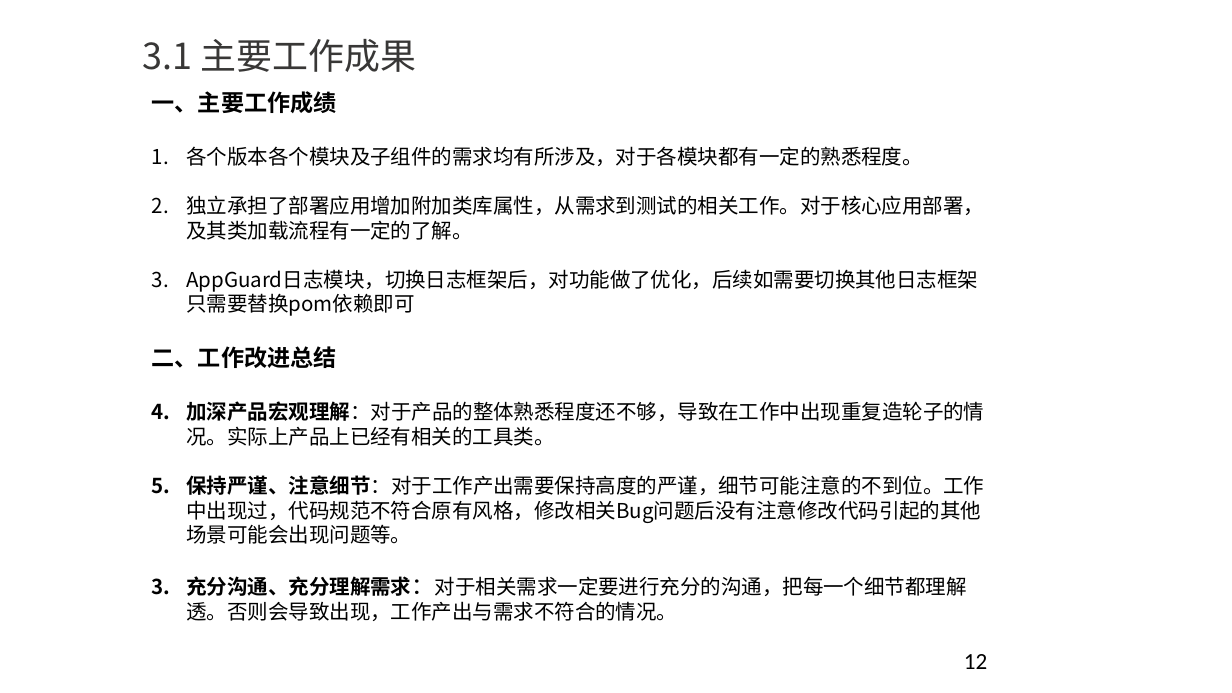
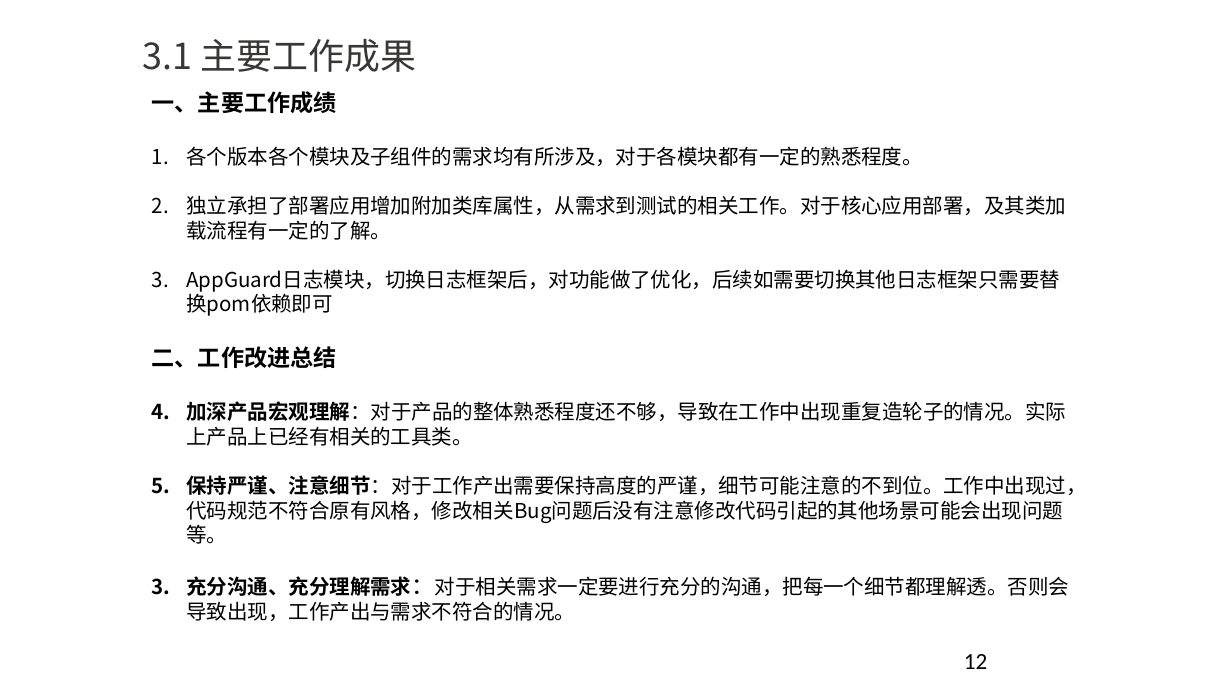
Before and after one commit to YouYouYouYouChe/Documents, a slide deck: slide 12 of 任职资格评审ppt-李世龙.pptx. Drawn at 1232x693 pixels with LibreOffice and Linux fonts; fonts in the diff are those of the drawing; background and template pictures are left out. Boxes give left, top, right and bottom in pixels: in the first picture for what was removed or moved away, otherwise in the second. Text is boxed around its words. In the diff, an @@ line names an element or a change of style, - is before the commit and + after.

```diff
--- a/任职资格评审ppt-李世龙.pptx
+++ b/任职资格评审ppt-李世龙.pptx
@@ text "一、主要工作成绩" rewrapped from <box>152,91,984,621</box> to <box>152,91,1086,621</box> @@
```
Also in this commit, not shown: 1 other slide changed.
